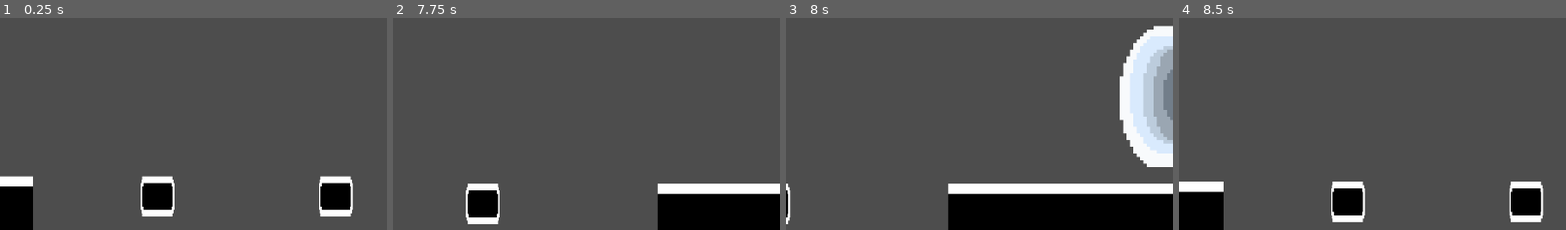
Above: before the commit, frames 1-4 (left to right).
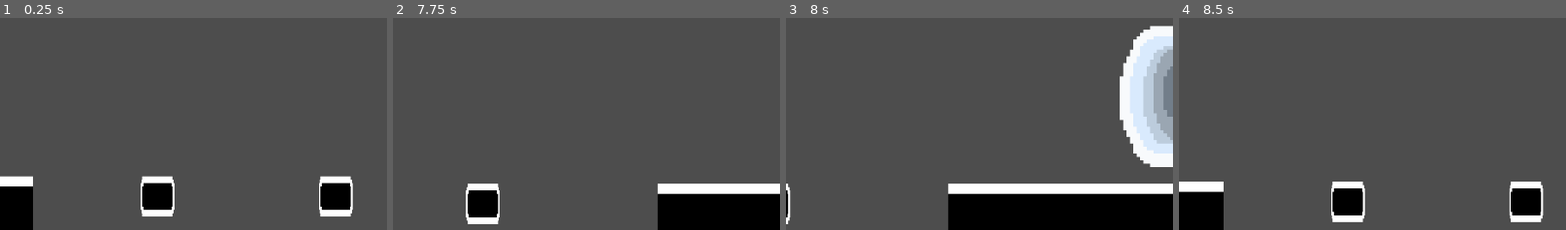
Above: after the commit, the same moments.

Repository: pranavdasan/Follow-the-Light
Game: Godot game, scene res://levels/level_2.tscn
The game is run twice, just before and just after one commit, with the same random seed, the same clock (stepped at 60 frames per second) and the same inputs. This scene is started directly instead of the project's main scene.
Inputs:
- Up to frame 1 (0.25 s): no input
- Up to frame 2 (7.75 s): tap Enter at 0.5 s; hold Right (move_right) 0.53-2.03 s; tap Space (jump) at 0.77, 1.52, 3.02, 3.77, 4.52, 6.02, 6.77, 7.52 s; hold Left (move_left) 2.03-4.28 s; hold Right (move_right) from 4.28 s (still down)
- Up to frame 3 (8 s): keep holding Right (move_right)
- Up to frame 4 (8.5 s): release Right (move_right) at 8.03 s; hold Left (move_left) from 8.03 s (still down)
The pictures show only the part of the screen within x 50-100%, y 22-72%; the shares and areas given below are measured in that part.

Frames 1-2 are identical in both runs. In frame 3, 0.4% of the frame differs, in the area x 86-100%, y 3-71%; in frame 4, nothing differs.

Commit message:
Added a web export

Diff:
--- a/icon.svg
+++ /dev/null
@@ -1 +0,0 @@
-<svg xmlns="http://www.w3.org/2000/svg" width="128" height="128"><rect width="124" height="124" x="2" y="2" fill="#363d52" stroke="#212532" stroke-width="4" rx="14"/><g fill="#fff" transform="translate(12.322 12.322)scale(.101)"><path d="M105 673v33q407 354 814 0v-33z"/><path fill="#478cbf" d="m105 673 152 14q12 1 15 14l4 67 132 10 8-61q2-11 15-15h162q13 4 15 15l8 61 132-10 4-67q3-13 15-14l152-14V427q30-39 56-81-35-59-83-108-43 20-82 47-40-37-88-64 7-51 8-102-59-28-123-42-26 43-46 89-49-7-98 0-20-46-46-89-64 14-123 42 1 51 8 102-48 27-88 64-39-27-82-47-48 49-83 108 26 42 56 81zm0 33v39c0 276 813 276 814 0v-39l-134 12-5 69q-2 10-14 13l-162 11q-12 0-16-11l-10-65H446l-10 65q-4 11-16 11l-162-11q-12-3-14-13l-5-69z"/><path d="M483 600c0 34 58 34 58 0v-86c0-34-58-34-58 0z"/><circle cx="725" cy="526" r="90"/><circle cx="299" cy="526" r="90"/></g><g fill="#414042" transform="translate(12.322 12.322)scale(.101)"><circle cx="307" cy="532" r="60"/><circle cx="717" cy="532" r="60"/></g></svg>
--- a/project.godot
+++ b/project.godot
@@ -10,10 +10,14 @@
 
 [application]
 
-config/name="Godot Platformer"
+config/name="Follow the Light"
 run/main_scene="res://levels/level_1.tscn"
 config/features=PackedStringArray("4.4", "Mobile")
-config/icon="res://icon.svg"
+config/icon="uid://cnga5uugkvwvl"
+
+[editor]
+
+movie_writer/movie_file="C:/Pranav Items/Godot Projects/godot-platformer/movies/Playthrough.avi"
 
 [editor_plugins]
 
--- a/scenes/portal.tscn
+++ b/scenes/portal.tscn
@@ -51,7 +51,7 @@
 position = Vector2(16, -24)
 sprite_frames = SubResource("SpriteFrames_r8kna")
 autoplay = "default"
-frame_progress = 0.807026
+frame_progress = 0.388102
 
 [node name="CollisionShape2D" type="CollisionShape2D" parent="."]
 position = Vector2(16, -24)
--- a/scripts/level_change.gd
+++ b/scripts/level_change.gd
@@ -3,7 +3,12 @@
 
 
 func _on_body_entered(body):
+	print("Level change")
 	var current_scene_file = get_tree().current_scene.scene_file_path
 	var next_level_number = current_scene_file.to_int() + 1
 
-	var next_level_path = "res://levels/level_" + str(next_level_number) + ".tcsn"
+	print(next_level_number)
+
+	var next_level_path = "res://levels/level_" + str(next_level_number) + ".tscn"
+
+	get_tree().change_scene_to_file(next_level_path)
Not shown, changed: export_presets.cfg
Not shown, removed: icon.svg.import
Binary file added: images/FollowtheLight_icon.png
Not shown, added: images/FollowtheLight_icon.png.import
Not shown, added: exports/Follow_the_Light_Web.zip
